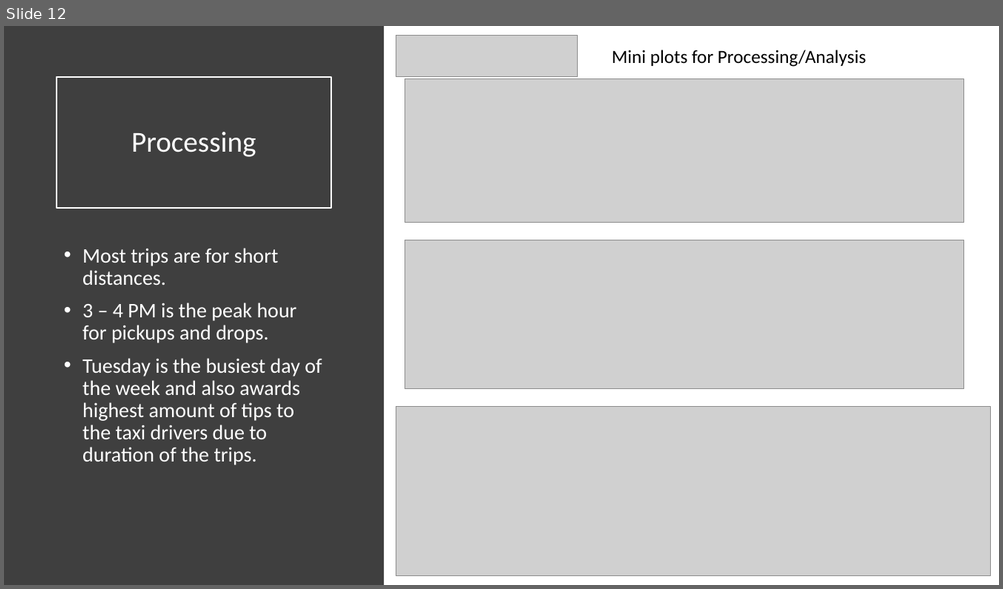
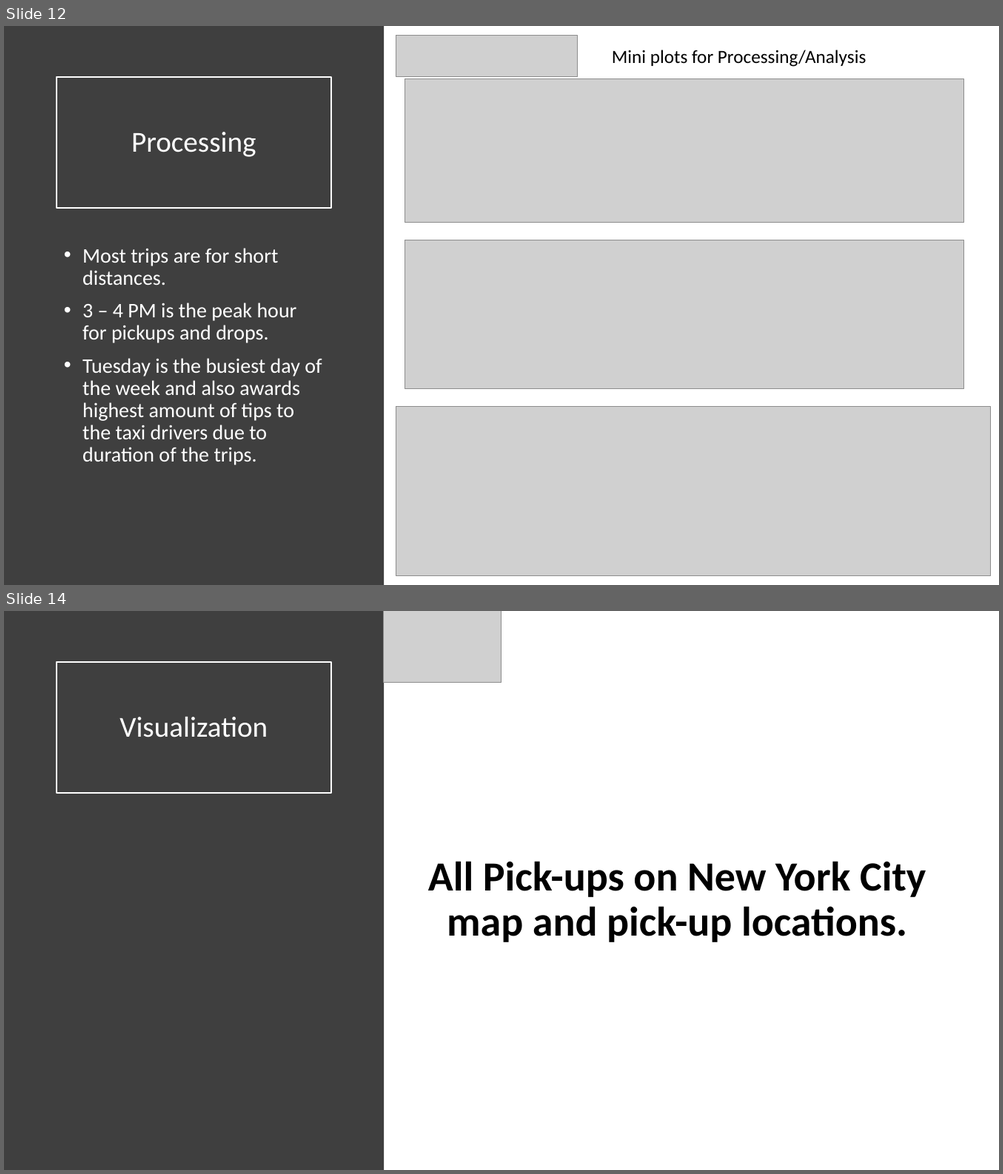
Before and after one commit to chinmoysarangi/Data-Engineering, a slide deck: Presentation.pptx. Shown one above the other, each under a label of ours: slide 12 before the commit, slides 12 and 14 after it; the slides between them are not shown. The pictures are 1003x589 and 1003x1174 pixels, drawn with LibreOffice and Linux fonts; fonts in the diff are those of the drawing; grey boxes stand for pictures. Boxes give left, top, right and bottom in pixels: in the first picture for what was removed or moved away, otherwise in the second. Text is boxed around its words. In the diff, an @@ line names an element or a change of style, - is before the commit and + after.

```diff
--- a/Presentation.pptx
+++ b/Presentation.pptx
@@ slide 14 added at [4, 611, 999, 1170], background #FFFFFF @@
@@ rectangle added at [4, 611, 384, 1170], fill #3F3F3F @@
@@ picture added at [384, 611, 502, 683] @@
@@ title added at [57, 662, 331, 793], outline #FFFFFF 1.5 pt, 28 pt, text #FFFFFF @@
+Visualization
@@ text added at [428, 861, 925, 943], 40 pt, text #000000, bold @@
+All Pick-ups on New York City map and pick-up locations.
```
Also in this commit, not shown: 1 slide changed, 3 other slides added, 4 slides removed.
